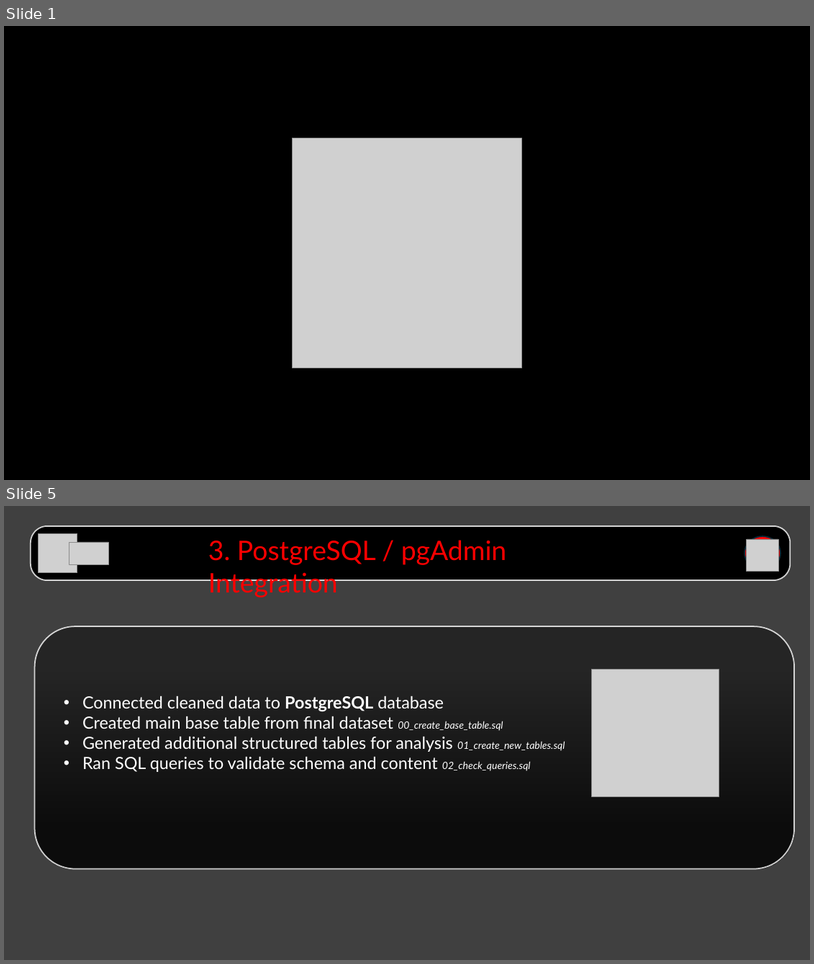
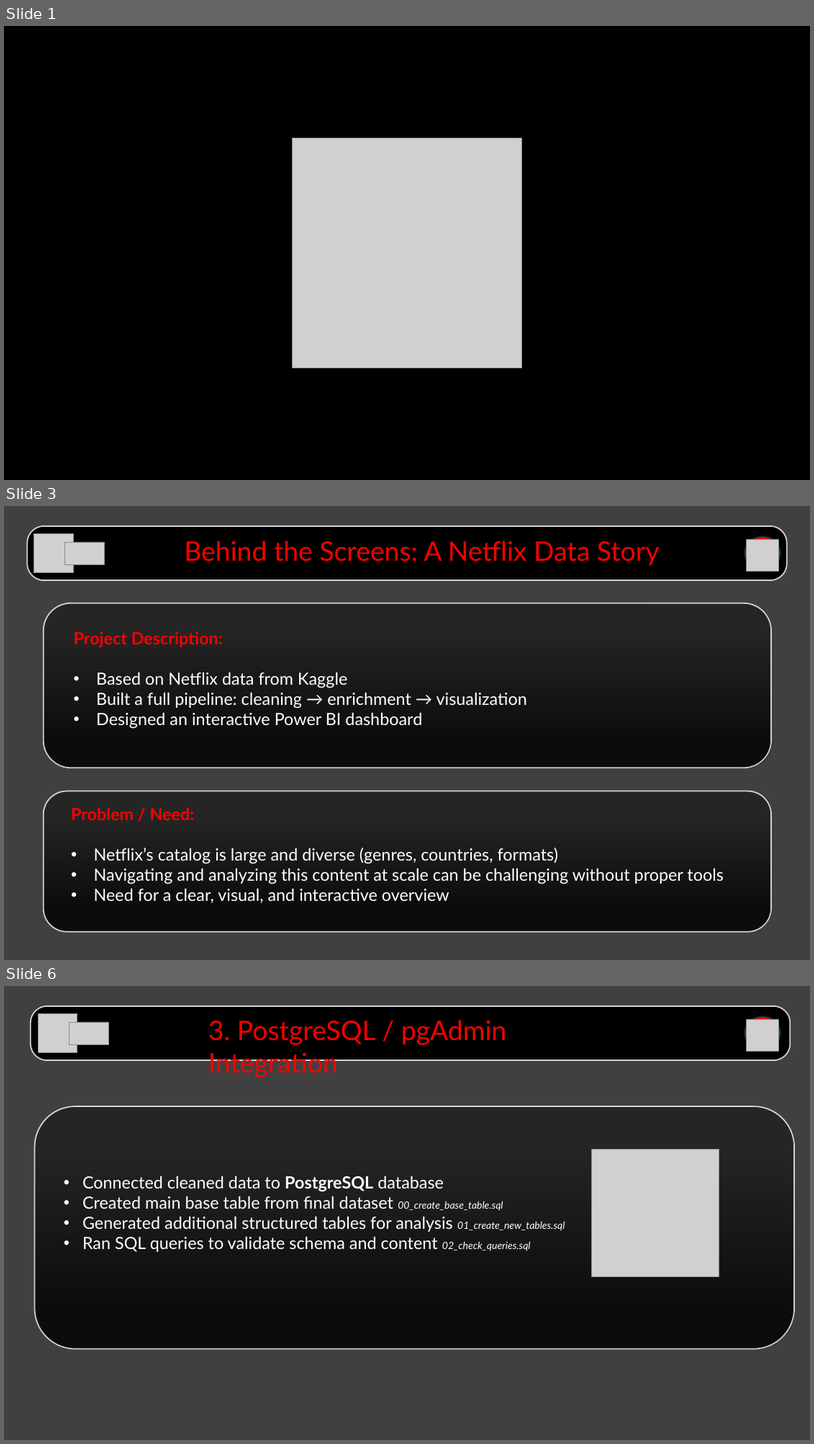
Before and after one commit to Shirel25/Netflix-Dashboard-Analysis, a slide deck: 6_presentation/Presentation/Presentation.pptx. Shown one above the other, each under a label of ours: slides 1 and 5 before the commit, slides 1, 3 and 6 after it; the slides between them are not shown. The pictures are 814x964 and 814x1444 pixels, drawn with LibreOffice and Linux fonts; fonts in the diff are those of the drawing; grey boxes stand for pictures; background and template pictures are left out. Boxes give left, top, right and bottom in pixels: in the first picture for what was removed or moved away, otherwise in the second. Text is boxed around its words. In the diff, an @@ line names an element or a change of style, - is before the commit and + after.

```diff
--- a/6_presentation/Presentation/Presentation.pptx
+++ b/6_presentation/Presentation/Presentation.pptx
@@ slide 3 added at box(4, 506, 810, 960), background picture (left out) @@
@@ rounded rectangle added at box(27, 526, 787, 580), fill #000000, outline #FFFFFF 1.5 pt @@
@@ picture added at box(34, 533, 73, 572) @@
@@ picture added at box(65, 542, 104, 564) @@
@@ text added at box(184, 541, 660, 566), 32 pt, text #FF0000 @@
+Behind the Screens: A Netflix Data Story
@@ ellipse added at box(745, 536, 781, 569), fill #FF0000, outline #092A39 1.5 pt @@
@@ picture added at box(748, 539, 779, 572) @@
@@ rounded rectangle added at box(44, 603, 772, 768), fill gradient #000000, outline #FFFFFF 1.5 pt @@
@@ text added at box(74, 631, 527, 728), 20 pt, text #FFFFFF @@
+Project Description:
+• Based on Netflix data from Kaggle
+• Built a full pipeline: cleaning → enrichment → visualization
+• Designed an interactive Power BI dashboard
@@ rounded rectangle added at box(44, 791, 772, 932), fill gradient #000000, outline #FFFFFF 1.5 pt @@
@@ text added at box(71, 807, 723, 903), 20 pt, text #FFFFFF @@
+Problem / Need:
+• Netflix’s catalog is large and diverse (genres, countries, formats)
+• Navigating and analyzing this content at scale can be challenging without proper tools
+• Need for a clear, visual, and interactive overview
@@ what was slide 5 is now slide 6 @@
```
Also in this commit, not shown: 2 slides changed, 1 other slide added, 1 slide removed.
